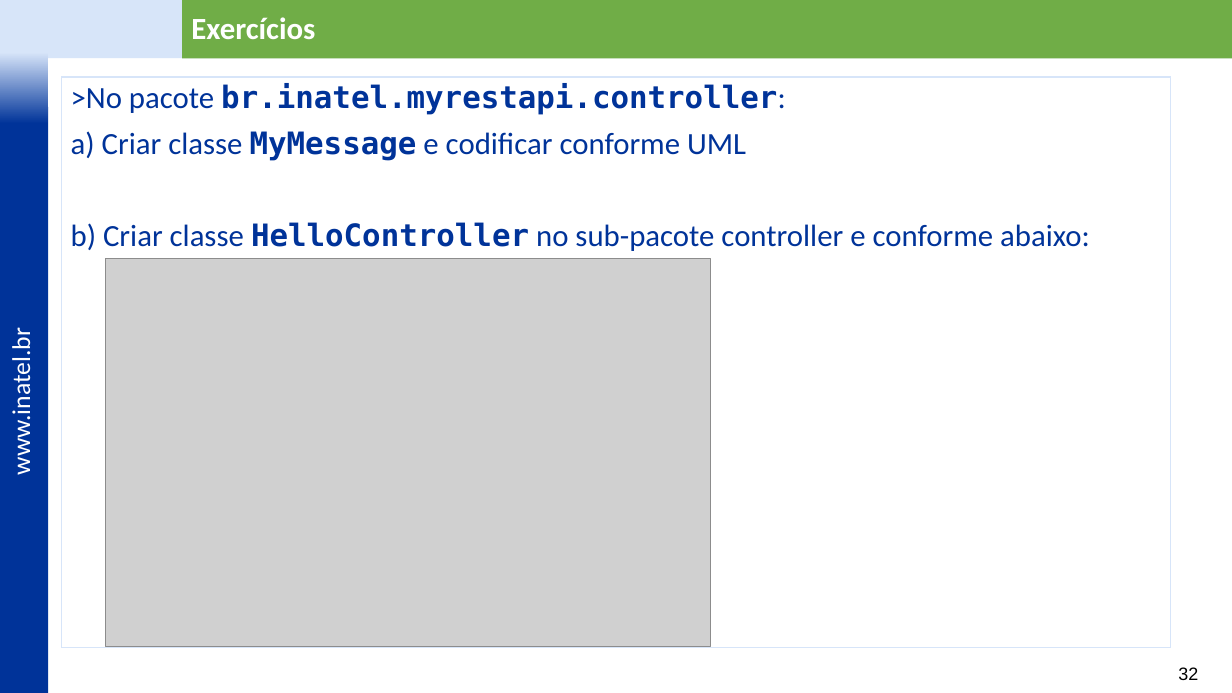
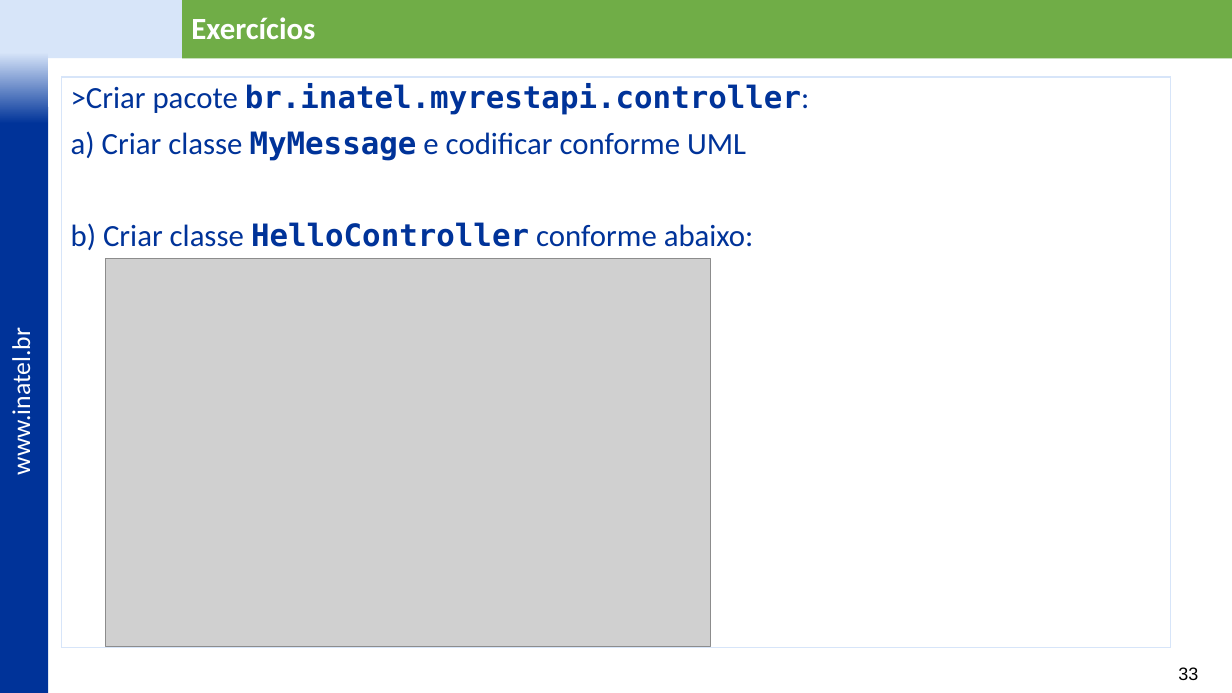
Before and after one commit to vitor-figueiredo/MyRestAPI, a slide deck: slide 33 of docs/Laboratório - REST - v2.pptx (slide 32 before the commit). Drawn at 1232x693 pixels with LibreOffice and Linux fonts; fonts in the diff are those of the drawing; grey boxes stand for pictures; background and template pictures are left out. Boxes give left, top, right and bottom in pixels: in the first picture for what was removed or moved away, otherwise in the second. Text is boxed around its words. In the diff, an @@ line names an element or a change of style, - is before the commit and + after.

```diff
--- a/docs/Laboratório - REST - v2.pptx
+++ b/docs/Laboratório - REST - v2.pptx
@@ text in rectangle at bbox=[71, 83, 810, 115]: text changed @@
->No pacote br.inatel.myrestapi.controller:
+>Criar pacote br.inatel.myrestapi.controller:
@@ text in rectangle at bbox=[71, 222, 754, 250]: text changed @@
-b) Criar classe HelloController no sub-pacote controller e conforme abaixo:
+b) Criar classe HelloController conforme abaixo:
@@ page number at bbox=[1178, 667, 1198, 680]: text changed @@
-32
+33
```
Also in this commit, not shown: 15 other slides changed, 30 slides added, 8 slides removed, 12 other files.
